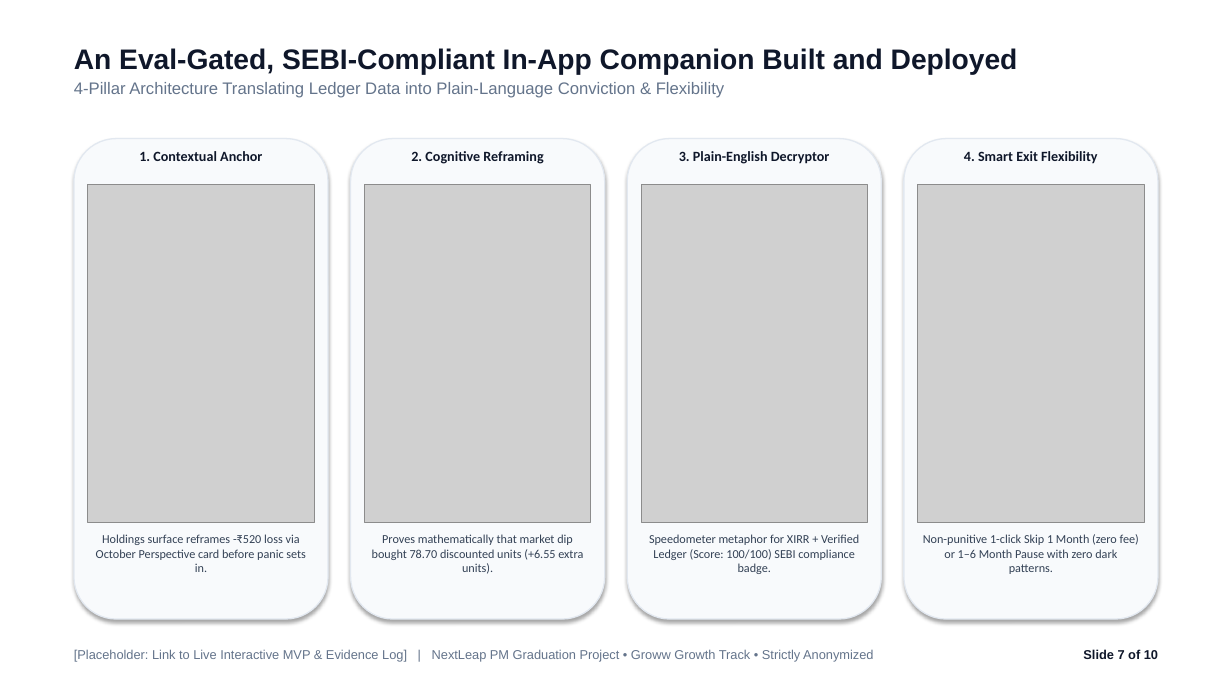
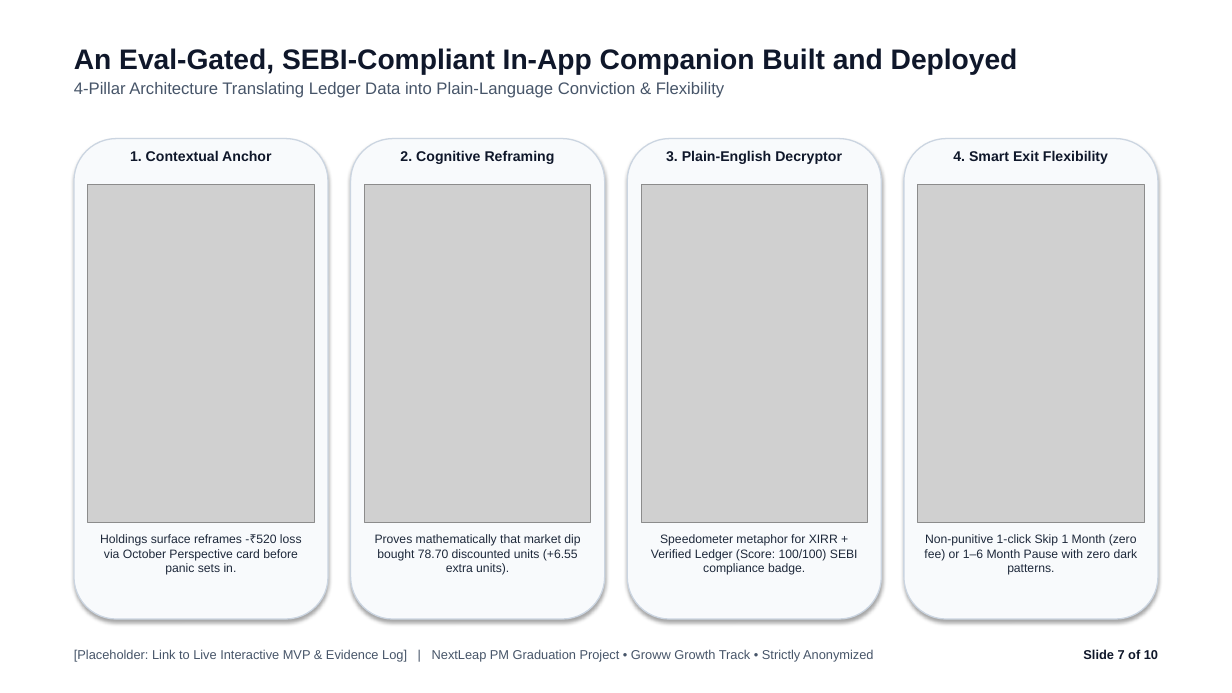
Before and after one commit to emilgeorgefranc95/NL_Grad_Proj_MVP_1, a slide deck: slide 7 of NL_Groww.pptx. Drawn at 1232x693 pixels with LibreOffice and Linux fonts; fonts in the diff are those of the drawing; grey boxes stand for pictures. Boxes give left, top, right and bottom in pixels: in the first picture for what was removed or moved away, otherwise in the second. Text is boxed around its words. In the diff, an @@ line names an element or a change of style, - is before the commit and + after.

```diff
--- a/NL_Groww.pptx
+++ b/NL_Groww.pptx
@@ text at [74,82,724,98]: text colour #64748B to #475569 in "4-Pillar Architecture Translating Ledger Data into Plain-Lan ..." @@
@@ font Calibri to Arial in 4 elements at [130,150,271,161], [400,150,555,164], [666,150,842,164], [953,150,1108,164] @@
@@ outline #E2E8F0 1 pt to #CBD5E1 1 pt in 4 elements at [74,139,328,619], [350,139,604,619], [628,139,882,619], [904,139,1158,619] @@
@@ font Calibri to Arial, text colour #334155 to #1E293B in 4 elements at [100,534,302,575], [375,534,580,575], [651,534,858,575], [924,534,1138,575] @@
@@ text "[Placeholder: Link to Live Interactive ..." at [74,649,873,662]: text colour #64748B to #475569 @@
```
Also in this commit, not shown: 8 other slides changed, 1 other file.
